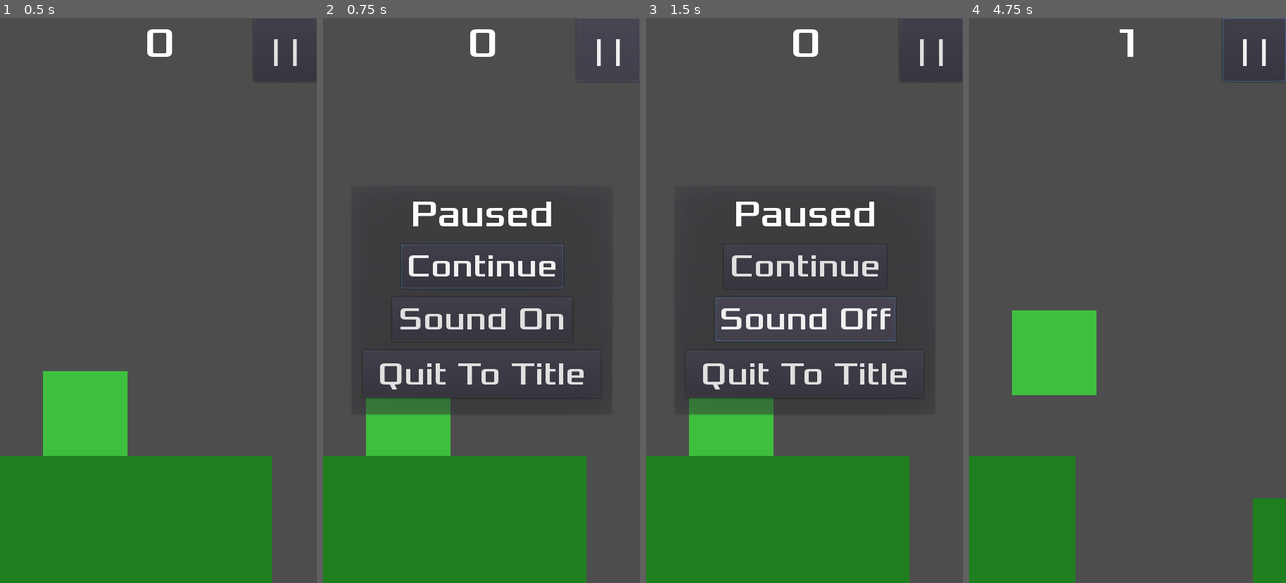
Above: before the commit, frames 1-4 (left to right).
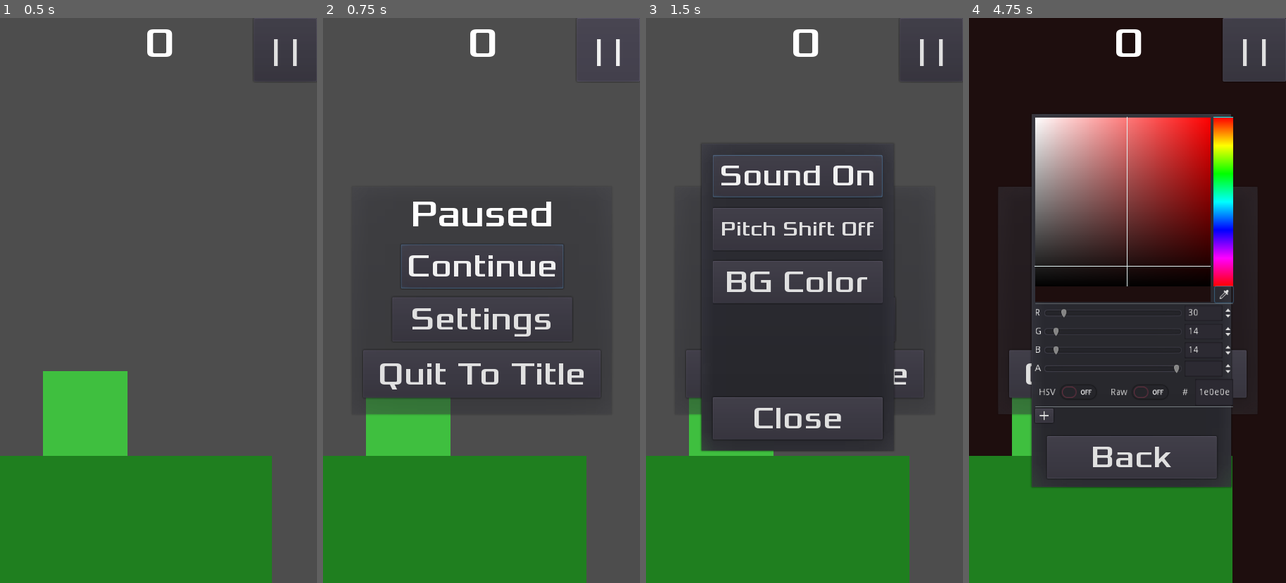
Above: after the commit, the same moments.

Repository: tomas7770/RunJump
Game: Godot game, scene res://scenes/Main.tscn
Two runs of this game, one before a commit and one after it. Both use one fixed random seed, a clock stepped at 60 frames per second and the inputs below. This scene is started directly instead of the project's main scene.
Inputs (mouse positions are in pixels of both pictures, inside the frame that each line leads up to):
- Up to frame 1 (0.5 s): no input
- Up to frame 2 (0.75 s): click "| |" at 0.5 s
- Up to frame 3 (1.5 s): click (804, 317) at 1.25 s, where only the run before the commit has a clickable "Sound On"
- Up to frame 4 (4.75 s): click "Sound Off" (after the commit: "Sound On") at 2 s; click (1127, 317) at 2.75 s, where only the run after the commit has a clickable "Settings"; click "Continue" at 3.5 s; click (1127, 266) at 4.25 s, where only the run after the commit has a clickable "Continue"

Frame 1 is identical in both runs. In frame 2, 1.0% of the frame differs, in the area x 24-76%, y 51-57%; in frame 3, 14%; in frame 4, 85%, in the area x 0-100%, y 0-100%.

Commit message:
Added settings menu access to pause dialog

Diff:
--- a/scenes/HUD.gd
+++ b/scenes/HUD.gd
@@ -1,16 +1,9 @@
 extends CanvasLayer
 
-func _ready():
-	update_mute(GlobalVariables.mute_get())
+const SETTINGS_HUD = preload("SettingsHUD.tscn")
 
 func update_score(score):
 	$ScoreLabel.text = str(score)
-
-func update_mute(muted):
-	if muted:
-		$PausePopup.get_node("MuteButton").text = str("Sound Off")
-	else:
-		$PausePopup.get_node("MuteButton").text = str("Sound On")
 
 func game_over():
 	$GameOver.popup()
@@ -37,7 +30,5 @@
 	GlobalVariables.pause = false
 	$PausePopup.visible = false
 
-func _on_MuteButton_pressed():
-	var isMuted = GlobalVariables.mute_get()
-	GlobalVariables.mute_set(!isMuted)
-	update_mute(!isMuted)
+func _on_SettingsButton_pressed():
+	add_child(SETTINGS_HUD.instance())
--- a/scenes/HUD.tscn
+++ b/scenes/HUD.tscn
@@ -151,7 +151,7 @@
 custom_fonts/font = SubResource( 4 )
 text = "Quit To Title"
 
-[node name="MuteButton" type="Button" parent="PausePopup"]
+[node name="SettingsButton" type="Button" parent="PausePopup"]
 anchor_left = 0.5
 anchor_right = 0.5
 margin_left = -136.5
@@ -159,10 +159,14 @@
 margin_right = 136.5
 margin_bottom = 237.0
 custom_fonts/font = SubResource( 5 )
-text = "Sound On"
+text = "Settings"
+clip_text = true
+__meta__ = {
+"_edit_use_anchors_": false
+}
 [connection signal="pressed" from="PauseButton" to="." method="_on_PauseButton_pressed"]
 [connection signal="pressed" from="GameOver/TitleButton" to="." method="_on_TitleButton_pressed"]
 [connection signal="pressed" from="GameOver/RetryButton" to="." method="_on_RetryButton_pressed"]
 [connection signal="pressed" from="PausePopup/ContinueButton" to="." method="_on_ContinueButton_pressed"]
 [connection signal="pressed" from="PausePopup/TitleButton2" to="." method="_on_TitleButton_pressed"]
-[connection signal="pressed" from="PausePopup/MuteButton" to="." method="_on_MuteButton_pressed"]
+[connection signal="pressed" from="PausePopup/SettingsButton" to="." method="_on_SettingsButton_pressed"]
